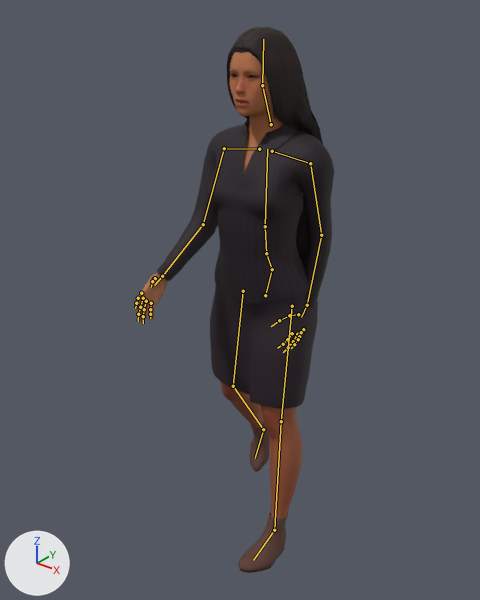
Renders of the glTF model public/models/npcs/sandton-professional.glb from each side of a commit.
Camera for both pictures: a 50 mm camera at (1.167, -1.618, 1.847) aimed at (-0.1, -0.034, 0.865). Arrows for +X, +Y and +Z are at lower left; the lights stay in place. The older version comes first. Both versions are drawn at frame 13 of the action 'sprint'; the numbers are the values there. The bones that change, and the others that lie on the model, are drawn over the model as lines.

In view in the first picture: 'EyesMesh', 'HairShoesMesh', 'OutfitMesh', 'SkinMesh'.
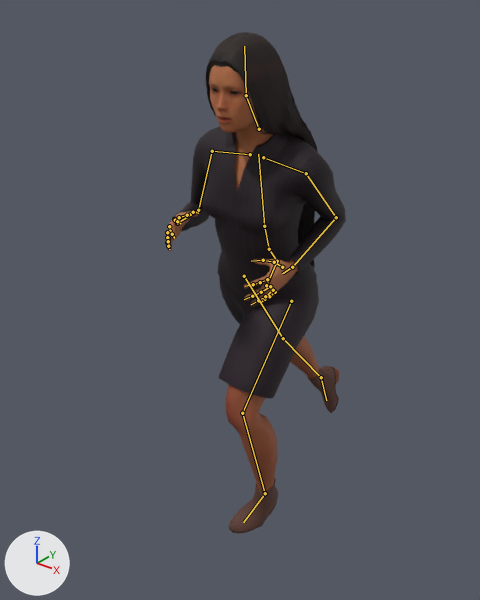
Changed parts and their boxes [x1, y1, x2, y2] in the pictures (480 x 600 px):
'OutfitMesh', posed (7% shorter)
    before: [157, 118, 335, 409]
    after: [172, 126, 346, 398]
'SkinMesh', posed
    before: [135, 52, 303, 519]
    after: [166, 65, 319, 492]
'HairShoesMesh', posed (38% wider, 8% shorter)
    before: [227, 27, 323, 573]
    after: [206, 32, 339, 533]
'EyesMesh', posed
    before: [232, 74, 256, 78]
    after: [211, 88, 238, 94]
bone 'Hips', root to tip
    before: (265, 295) to (272, 269)
    after: (266, 285) to (277, 261)
bone 'Spine', root to tip
    before: (272, 269) to (266, 253)
    after: (277, 261) to (269, 249)
bone 'Chest', root to tip
    before: (266, 253) to (265, 226)
    after: (269, 249) to (264, 226)
bone 'UpperArm_L', root to tip
    before: (310, 163) to (321, 235)
    after: (306, 173) to (336, 217)
bone 'LowerArm_L', root to tip
    before: (321, 235) to (307, 305)
    after: (336, 217) to (292, 267)
bone 'UpperArm_R', root to tip
    before: (224, 148) to (203, 224)
    after: (212, 151) to (198, 210)
bone 'LowerArm_R', root to tip
    before: (203, 224) to (162, 276)
    after: (198, 210) to (177, 223)
bone 'Head', root to tip
    before: (262, 85) to (263, 39)
    after: (246, 95) to (244, 46)
bone 'UpperLeg_L', root to tip
    before: (292, 306) to (281, 421)
    after: (291, 301) to (242, 413)
bone 'LowerLeg_L', root to tip
    before: (281, 421) to (274, 530)
    after: (242, 413) to (265, 493)
bone 'Foot_L', root to tip
    before: (274, 530) to (253, 560)
    after: (265, 493) to (243, 522)
bone 'UpperLeg_R', root to tip
    before: (243, 291) to (233, 386)
    after: (244, 276) to (283, 338)
bone 'LowerLeg_R', root to tip
    before: (233, 386) to (263, 429)
    after: (283, 338) to (321, 377)
bone 'Foot_R', root to tip
    before: (263, 429) to (255, 458)
    after: (321, 377) to (326, 400)

The change in detail:
Bone 'Hips' (bone_hips) moves from (0.0, 0.0, 0.0) to (0.003, 0.03, 0.02).
Bone 'Hips' (bone_hips) turns from (8, -1, 1) to (7, 2, -8) degrees about its own x, y and z.
Bone 'Spine' (bone_spine) turns from (-4, 0, 1) to (13, 6, 7) degrees about its own x, y and z.
Bone 'Chest' (bone_chest) turns from (-6, 0, -2) to (-7, 0, -5) degrees about its own x, y and z.
Bone 'UpperArm_L' (bone_upperarm_l) turns from (-21, 0, -41) to (-34, 5, -40) degrees about its own x, y and z.
Bone 'LowerArm_L' (bone_lowerarm_l) turns from (-5, 0, 0) to (69, 4, -5) degrees about its own x, y and z.
Bone 'UpperArm_R' (bone_upperarm_r) turns from (21, 0, 41) to (-1, -14, 21) degrees about its own x, y and z.
Bone 'LowerArm_R' (bone_lowerarm_r) turns from (-5, 0, 0) to (79, -4, 5) degrees about its own x, y and z.
Bone 'Head' (bone_head) turns from (1, 0, 1) to (-7, -1, 2) degrees about its own x, y and z.
Bone 'UpperLeg_L' (bone_upperleg_l) turns from (-17, -1, 9) to (-38, 17, 6) degrees about its own x, y and z.
Bone 'LowerLeg_L' (bone_lowerleg_l) turns from (-2, 0, 0) to (43, -3, 7) degrees about its own x, y and z.
Bone 'Foot_L' (bone_foot_l) turns from (0, 0, 1) to (6, -17, 2) degrees about its own x, y and z.
Bone 'UpperLeg_R' (bone_upperleg_r) turns from (-5, 0, -2) to (37, -20, -14) degrees about its own x, y and z.
Bone 'LowerLeg_R' (bone_lowerleg_r) turns from (28, -2, 0) to (1, 0, 0) degrees about its own x, y and z.
Bone 'Foot_R' (bone_foot_r) turns from (9, 0, -1) to (39, 23, 17) degrees about its own x, y and z.
